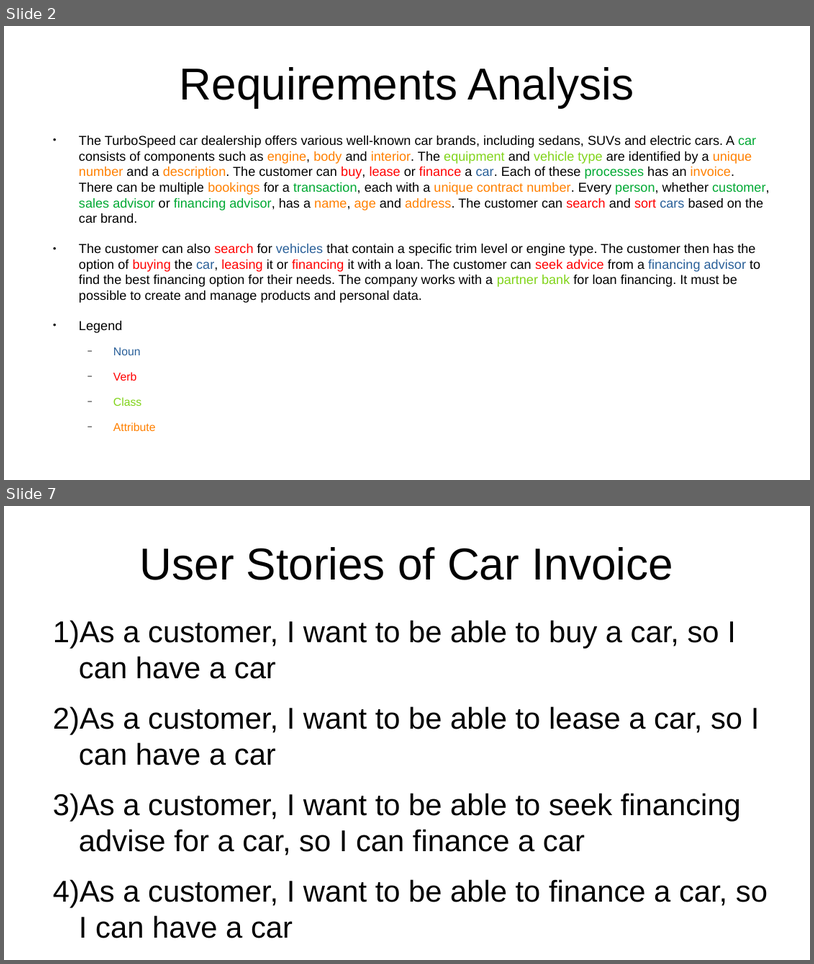
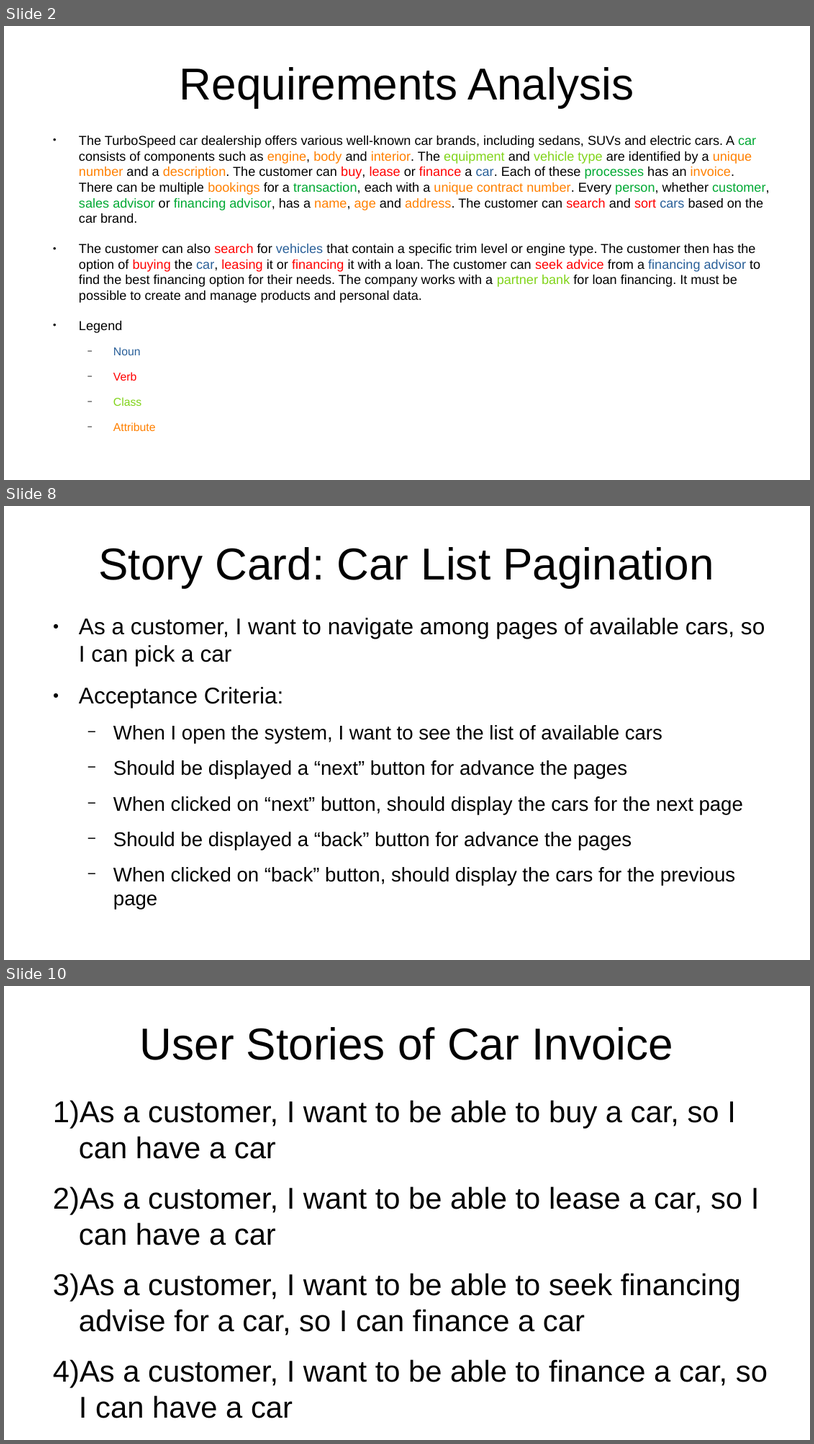
Before and after one commit to al8111/Java-UML-SWT, a slide deck: presentation.odp. Shown one above the other, each under a label of ours: slides 2 and 7 before the commit, slides 2, 8 and 10 after it; the slides between them are not shown. The pictures are 814x964 and 814x1444 pixels, drawn with LibreOffice and Linux fonts; fonts in the diff are those of the drawing. Boxes give left, top, right and bottom in pixels: in the first picture for what was removed or moved away, otherwise in the second. Text is boxed around its words. In the diff, an @@ line names an element or a change of style, - is before the commit and + after.

```diff
--- a/presentation.odp
+++ b/presentation.odp
@@ slide 8 added at (x1=4, y1=506, x2=810, y2=960), background #FFFFFF @@
@@ title added at (x1=99, y1=547, x2=714, y2=587), 44 pt, text #000000 @@
+Story Card: Car List Pagination
@@ text added at (x1=79, y1=618, x2=765, y2=885), 19.6 pt, text #000000 @@
+● As a customer, I want to navigate among pages of available cars, so I can pick a car
+● Acceptance Criteria:
+  − When I open the system, I want to see the list of available cars
+  − Should be displayed a “next” button for advance the pages
+  − When clicked on “next” button, should display the cars for the next page
+  − Should be displayed a “back” button for advance the pages
+  − When clicked on “back” button, should display the cars for the previous page
@@ what was slide 7 is now slide 10 @@
```
Also in this commit, not shown: 4 slides changed, 2 other slides added, 2 other files.
